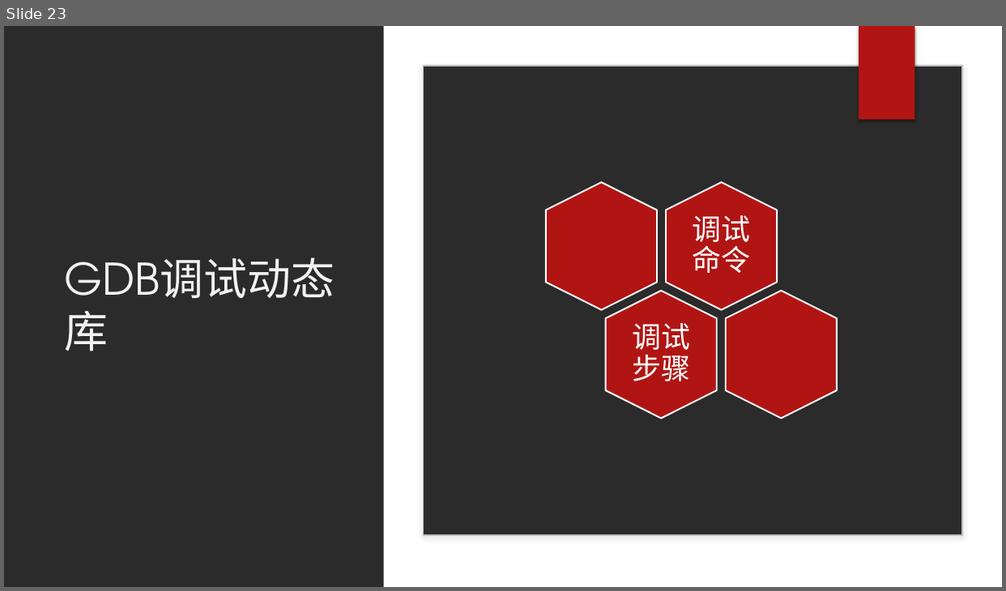
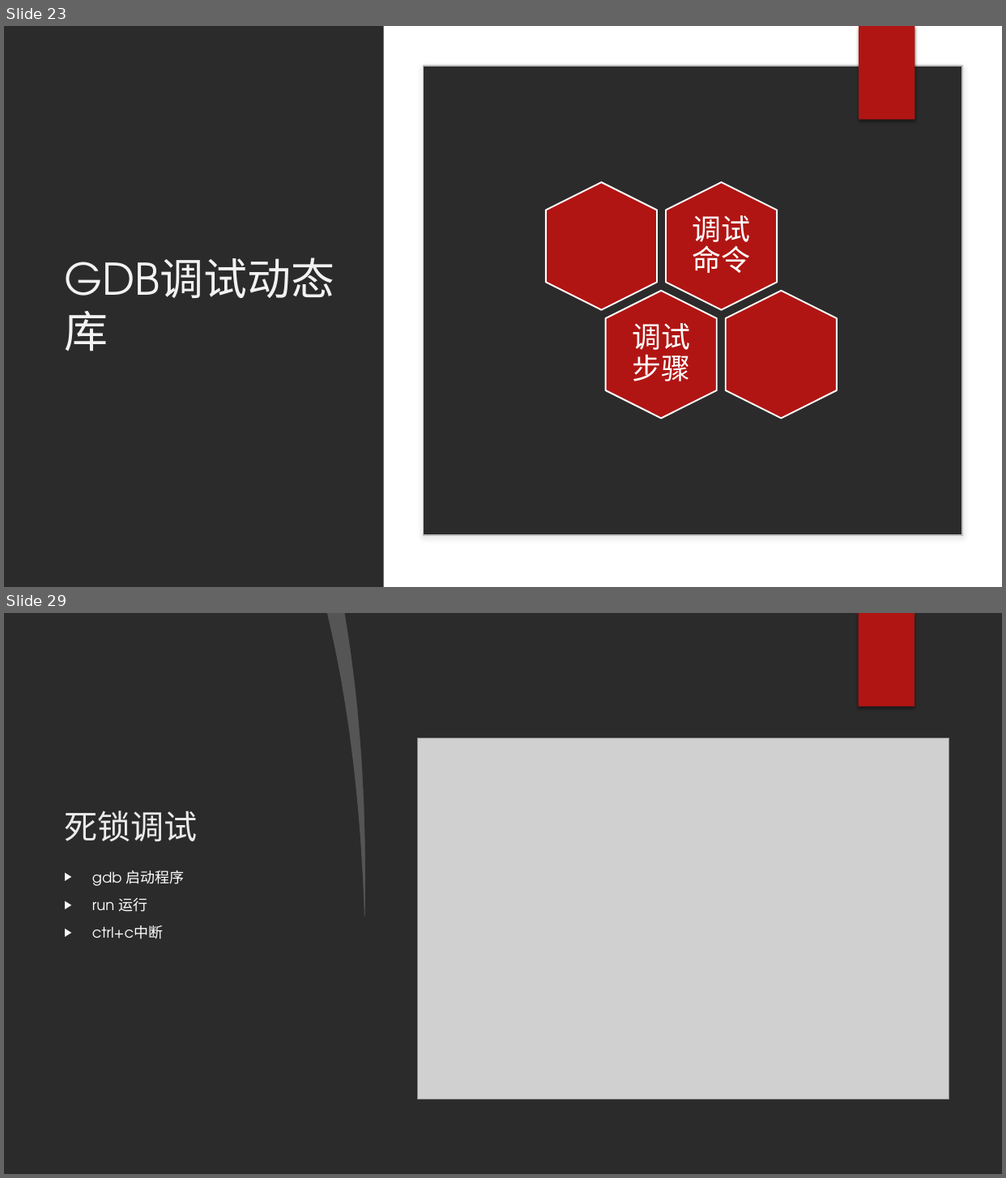
Before and after one commit to wangqinghe95/Program-Debug, a slide deck: ProgramDebug.pptx. Shown one above the other, each under a label of ours: slide 23 before the commit, slides 23 and 29 after it; the slides between them are not shown. The pictures are 1006x591 and 1006x1178 pixels, drawn with LibreOffice and Linux fonts; fonts in the diff are those of the drawing; grey boxes stand for pictures; background and template pictures are left out; a plain dark background stands for a picture behind light text. Boxes give left, top, right and bottom in pixels: in the first picture for what was removed or moved away, otherwise in the second. Text is boxed around its words. In the diff, an @@ line names an element or a change of style, - is before the commit and + after.

```diff
--- a/ProgramDebug.pptx
+++ b/ProgramDebug.pptx
@@ slide 29 added at (4, 613, 1002, 1174), background picture (left out) @@
@@ freeform shape added at (327, 613, 373, 917), fill #FFFFFF at 20% opacity @@
@@ freeform shape added at (345, 613, 1002, 1174), fill #FFFFFF @@
@@ rectangle added at (859, 613, 914, 707), fill #B01513 @@
@@ picture added at (417, 738, 948, 1100) @@
@@ title added at (64, 811, 197, 841), 32 pt, text #EBEBEB @@
+死锁调试
@@ text added at (92, 871, 185, 939), 14 pt, text #FFFFFF @@
+▶ gdb 启动程序
+▶ run 运行
+▶ ctrl+c中断
```
Also in this commit, not shown: 2 slides changed, 8 other slides added, 1 slide removed, 12 other files.
